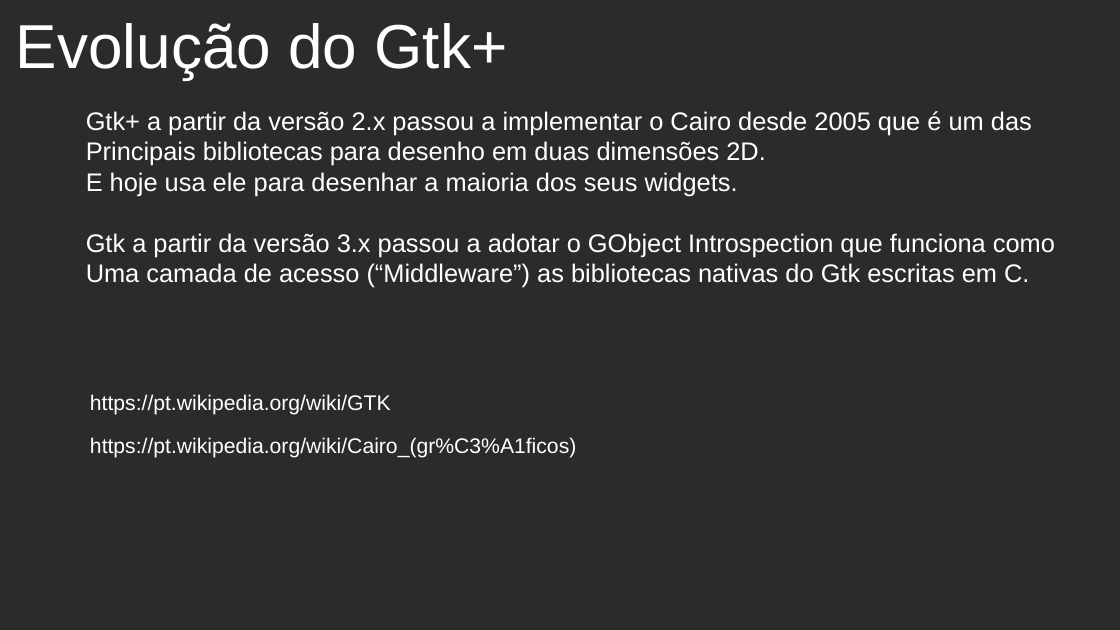
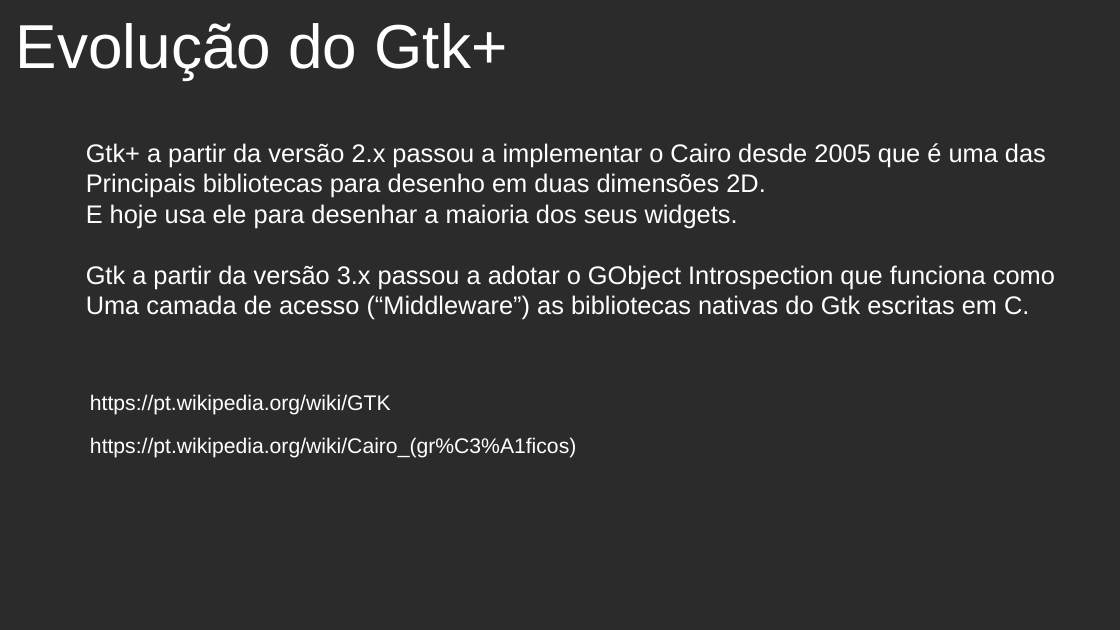
Before and after one commit to MichaelDeMattos/grupy, a slide deck: slide 4 of pylestra.odp. Drawn at 1120x630 pixels with LibreOffice and Linux fonts; fonts in the diff are those of the drawing; background and template pictures are left out; a plain dark background stands for a picture behind light text. Boxes give left, top, right and bottom in pixels: in the first picture for what was removed or moved away, otherwise in the second. Text is boxed around its words. In the diff, an @@ line names an element or a change of style, - is before the commit and + after.

```diff
--- a/pylestra.odp
+++ b/pylestra.odp
@@ text "Gtk+ a partir da versão ...": place and size @@
-text "Gtk+ a partir da versão ..." at bbox=[86, 111, 1055, 288]
+text "Gtk+ a partir da versão ..." at bbox=[86, 143, 1055, 320]
@@ text at bbox=[86, 143, 1046, 167]: text changed @@
-Gtk+ a partir da versão 2.x passou a implementar o Cairo desde 2005 que é um das
+Gtk+ a partir da versão 2.x passou a implementar o Cairo desde 2005 que é uma das
```
Also in this commit, not shown: 1 other slide changed.
